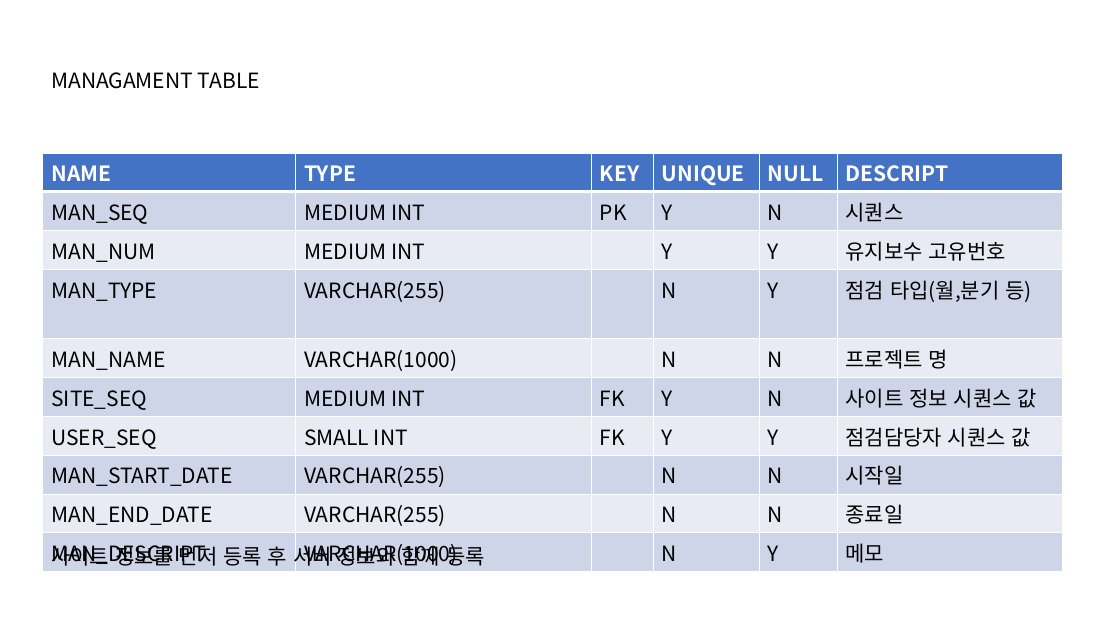
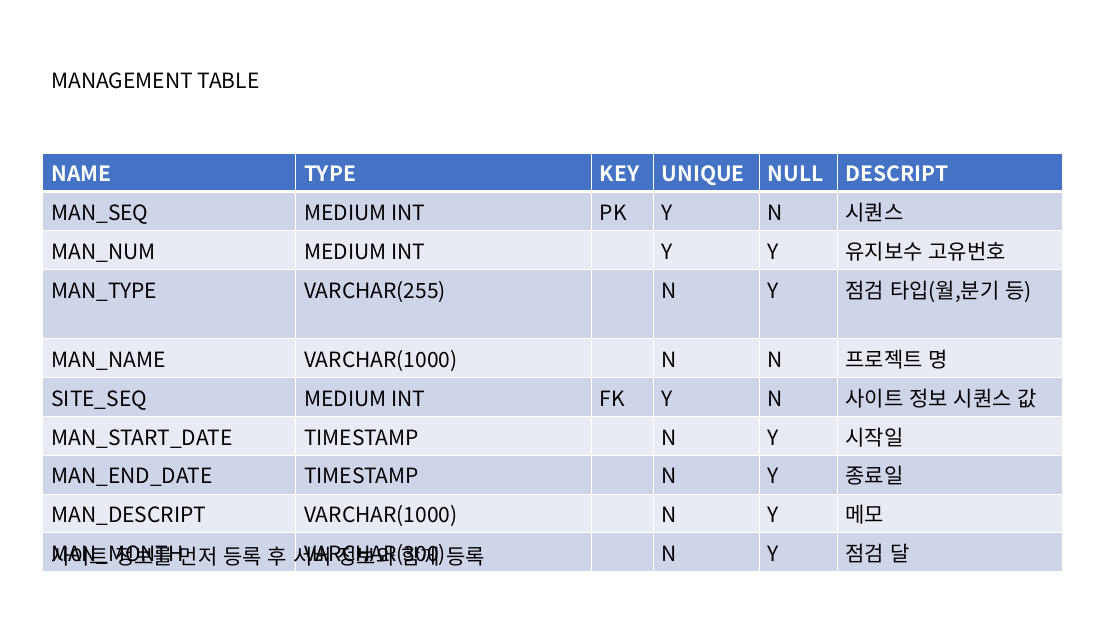
Before and after one commit to kutaelee/2020.03.15_plan, a slide deck: slide 2 of PLAN 테이블정의서.pptx. Drawn at 1120x630 pixels with LibreOffice and Linux fonts; fonts in the diff are those of the drawing. Boxes give left, top, right and bottom in pixels: in the first picture for what was removed or moved away, otherwise in the second. Text is boxed around its words. In the diff, an @@ line names an element or a change of style, - is before the commit and + after.

```diff
--- a/PLAN 테이블정의서.pptx
+++ b/PLAN 테이블정의서.pptx
@@ text at box(51, 72, 260, 89): text changed @@
-MANAGAMENT TABLE
+MANAGEMENT TABLE
@@ table at box(43, 153, 1063, 570) @@
-row 7: USER_SEQ | SMALL INT | FK | Y | Y | 점검담당자 시퀀스 값
-row 8: MAN_START_DATE | VARCHAR(255) |  | N | N | 시작일
-row 9: MAN_END_DATE | VARCHAR(255) |  | N | N | 종료일
+row 7: MAN_START_DATE | TIMESTAMP |  | N | Y | 시작일
+row 8: MAN_END_DATE | TIMESTAMP |  | N | Y | 종료일
+row 10: MAN_MONTH | VARCHAR(300) |  | N | Y | 점검 달
```
Also in this commit, not shown: 2 other slides changed, 20 other files.
